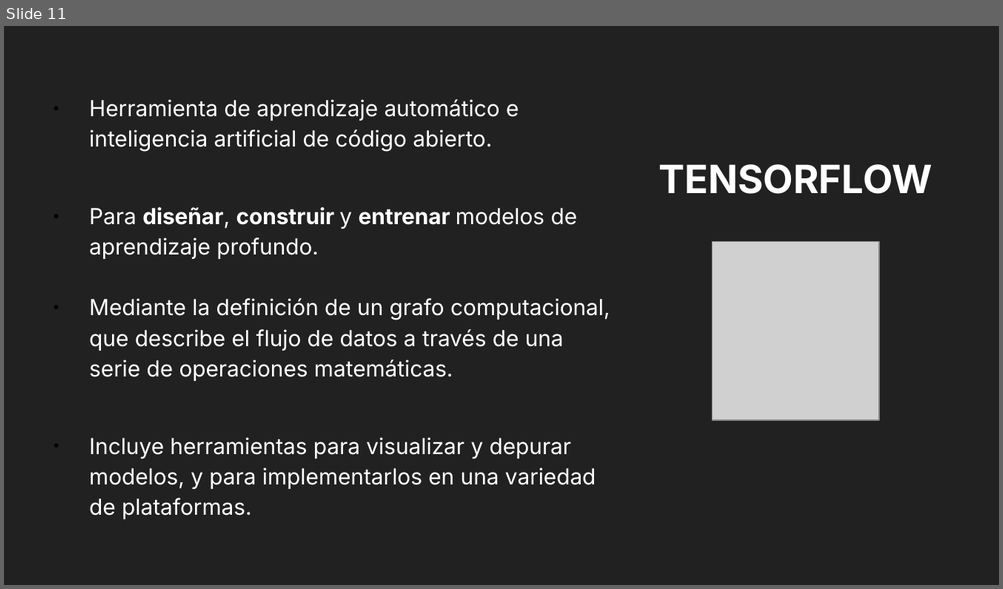
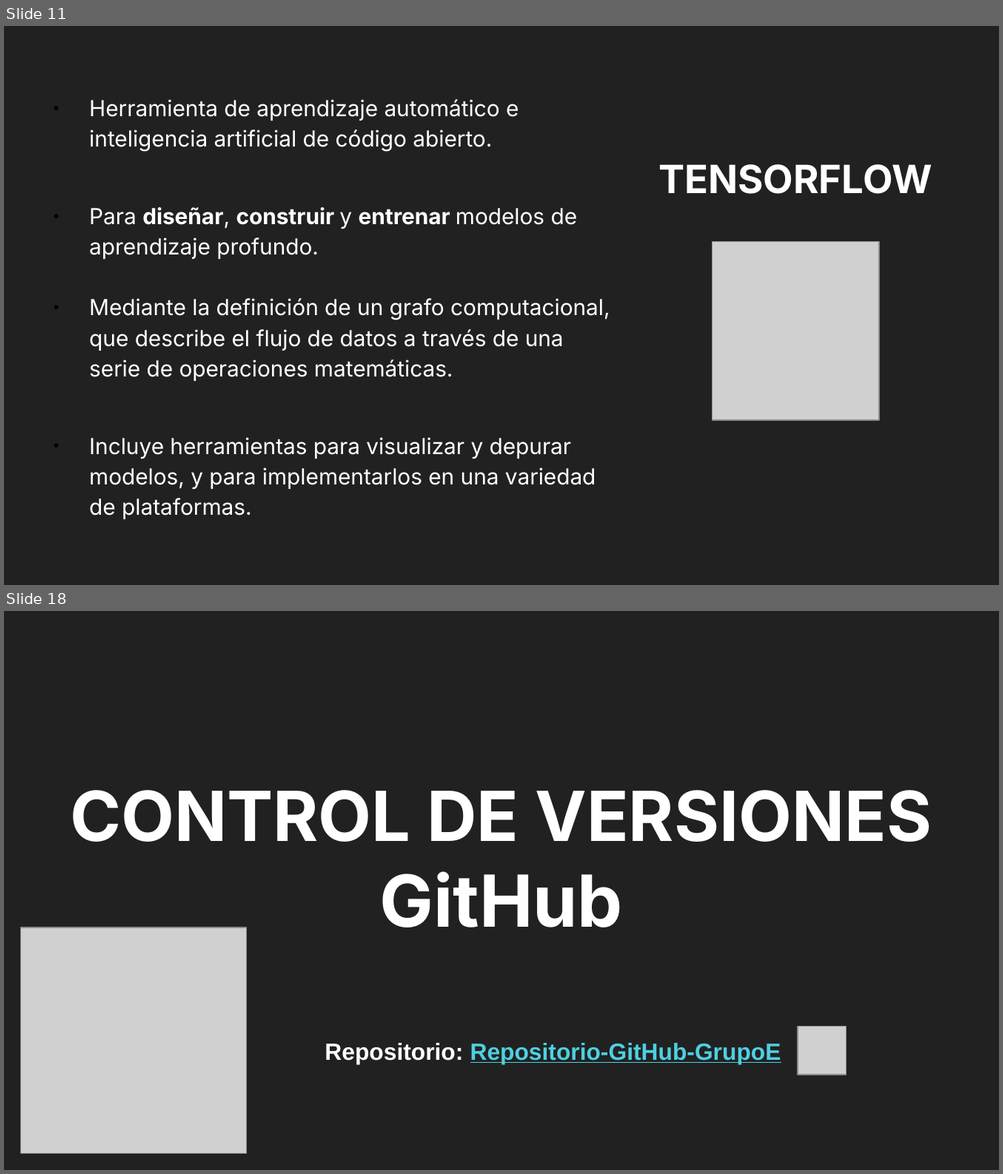
Before and after one commit to VataUTN/Deteccion_de_Figuras_Geometricas, a slide deck: Parcial MI.odp. Shown one above the other, each under a label of ours: slide 11 before the commit, slides 11 and 18 after it; the slides between them are not shown. The pictures are 1003x589 and 1003x1174 pixels, drawn with LibreOffice and Linux fonts; fonts in the diff are those of the drawing; grey boxes stand for pictures. Boxes give left, top, right and bottom in pixels: in the first picture for what was removed or moved away, otherwise in the second. Text is boxed around its words. In the diff, an @@ line names an element or a change of style, - is before the commit and + after.

```diff
--- a/Parcial MI.odp
+++ b/Parcial MI.odp
@@ slide 18 added at <box>4,611,999,1170</box>, background #212121 @@
@@ title added at <box>70,790,931,928</box>, 50 pt, text #FFFFFF, bold @@
+CONTROL DE VERSIONES
+GitHub
@@ picture added at <box>21,928,247,1154</box> @@
@@ picture added at <box>798,1027,846,1076</box> @@
@@ text added at <box>324,1043,781,1064</box>, 17 pt, text #4DD0E1, bold, underline @@
+Repositorio: Repositorio-GitHub-GrupoE
```
Also in this commit, not shown: 5 slides changed, 3 other slides added.
